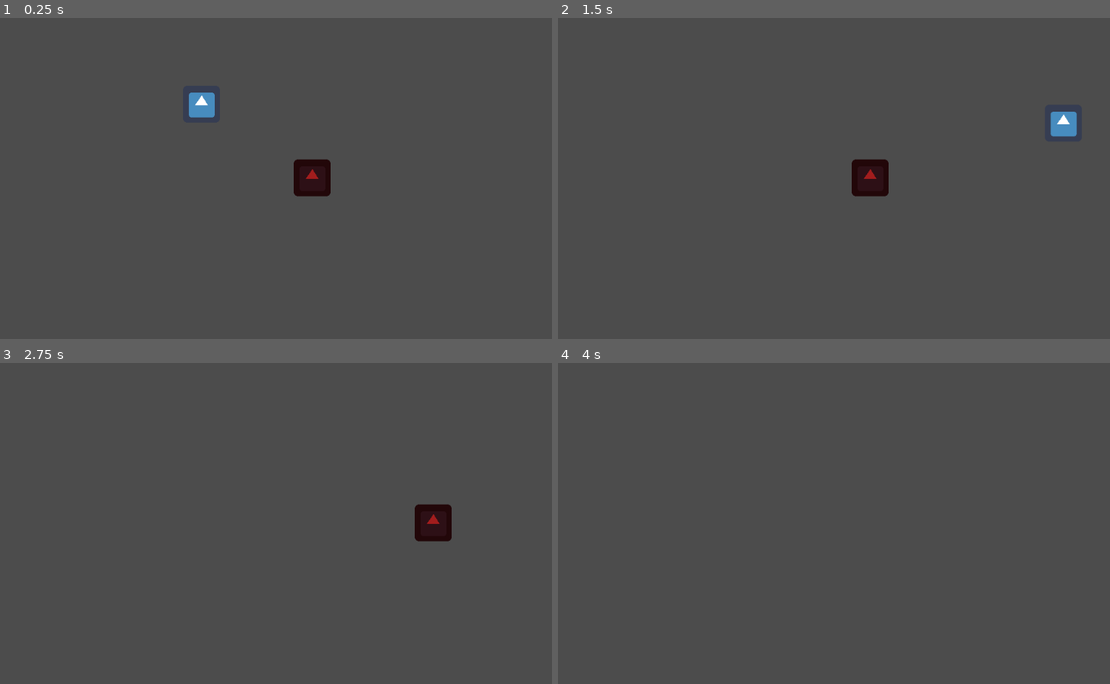
Above: before the commit, frames 1-4 (two rows, left to right).
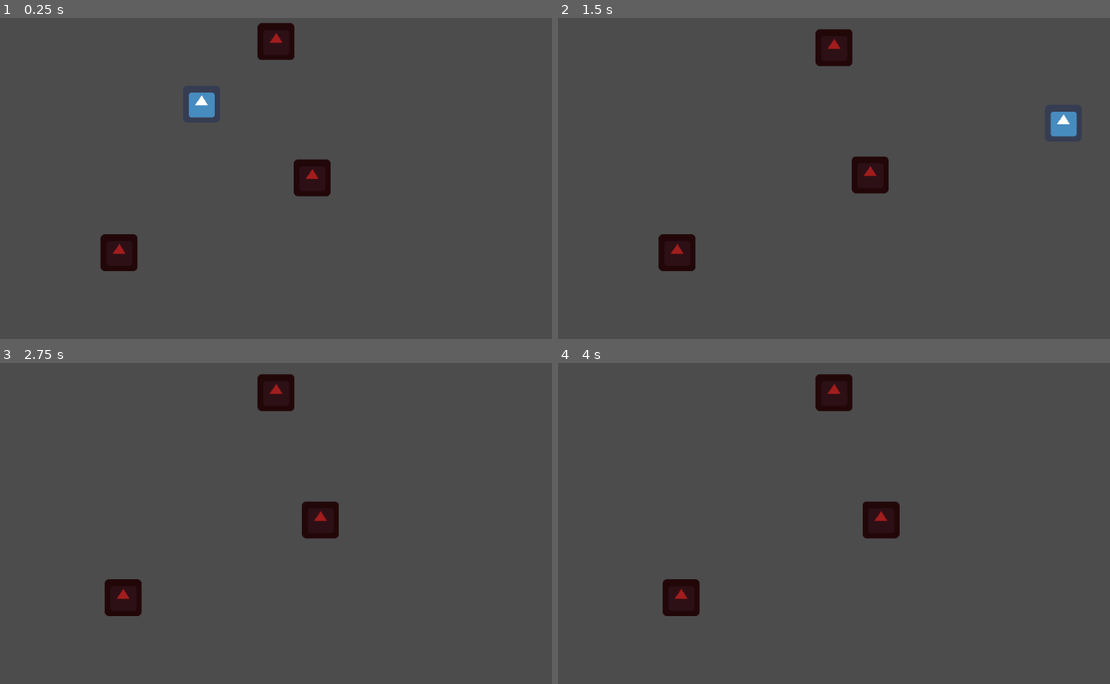
Above: after the commit, the same moments.

Repository: mfurtak/gmtk-game-jam-2019
Game: Godot game, scene res://Main.tscn
Same seed, same stepped clock (60 frames per second), same inputs: the game is played once before the commit and once after it. The engine's default icon, where the game draws it, is replaced by a stand-in: a white triangle on a blue panel in a dark square.
Inputs:
- Up to frame 1 (0.25 s): no input
- Up to frame 2 (1.5 s): tap Enter at 0.5 s; hold Right (ui_right) 0.53-1.28 s; hold Down (ui_down) from 1.28 s (still down)
- Up to frame 3 (2.75 s): release Down (ui_down) at 2.03 s; hold Right (ui_right) from 2.03 s (still down)
- Up to frame 4 (4 s): release Right (ui_right) at 2.78 s; hold Up (ui_up) 2.78-3.53 s; hold Left (ui_left) from 3.53 s (still down)

The runs differ from the first frame. In frame 1, 1.5% of the frame differs, in the area x 18-54%, y 1-79%; in frame 2, 1.7%; in frame 3, 3.0%, in the area x 18-82%, y 3-79%; in frame 4, 2.3%.

Commit message:
ARE THEY THE BADDIES

Diff:
--- a/gmtk-godot/Main.tscn
+++ b/gmtk-godot/Main.tscn
@@ -7,5 +7,13 @@
 
 [node name="Player" parent="." instance=ExtResource( 1 )]
 
-[node name="Thwomp" parent="." instance=ExtResource( 2 )]
+[node name="Enemies" type="Node" parent="."]
+
+[node name="Thwomp" parent="Enemies" instance=ExtResource( 2 )]
 position = Vector2( 608, 320 )
+
+[node name="Thwomp1" parent="Enemies" instance=ExtResource( 2 )]
+position = Vector2( 545.384, 83.4523 )
+
+[node name="Thwomp2" parent="Enemies" instance=ExtResource( 2 )]
+position = Vector2( 273.162, 450.002 )
--- a/gmtk-godot/Thwomp.gd
+++ b/gmtk-godot/Thwomp.gd
@@ -5,11 +5,8 @@
 
 const SPEED = 30
 const TOP_SPEED = 40
-const DECELERATION = .7
+const DECELERATION = 0.9
 
-# Declare member variables here. Examples:
-# var a = 2
-# var b = "text"
 
 onready var player = get_node("/root/Main/Player")
 # Called when the node enters the scene tree for the first time.
@@ -20,21 +17,28 @@
 func _process(delta):
 	var normal_direction = direction.normalized()
 
-	# velocity.x += max(min(normal_direction.x * SPEED, TOP_SPEED), -TOP_SPEED)
-	# velocity.y +=  max(min(normal_direction.y * SPEED, TOP_SPEED), -TOP_SPEED)
-	#print(normal_direction)
-	if normal_direction.x == 0:
-		velocity.x = lerp(velocity.x, 0, DECELERATION)
-	#if normal_direction.y == 0:
-	#	velocity.y = lerp(velocity.y, 0, DECELERATION)
-
 	velocity = move_and_slide(velocity)
 	if $LeftRayCast.is_colliding():
+		print("HEY", $LeftRayCast.get_collider())
+
 		direction.x += -1
 		velocity.x += max(min(normal_direction.x * SPEED, TOP_SPEED), -TOP_SPEED)
-	if $RightRayCast.is_colliding():
+	elif $RightRayCast.is_colliding():
 		direction.x += 1
 		velocity.x += max(min(normal_direction.x * SPEED, TOP_SPEED), TOP_SPEED)
+	else:
+		direction.x = 0
+		velocity.x = lerp(velocity.x, 0, DECELERATION)
+
+	if $UpRayCast.is_colliding():
+		direction.y += -1
+		velocity.y += max(min(normal_direction.y * SPEED, TOP_SPEED), -TOP_SPEED)
+	elif $DownRayCast.is_colliding():
+		direction.y += 1
+		velocity.y += max(min(normal_direction.y * SPEED, TOP_SPEED), TOP_SPEED)
+	else:
+		direction.y = 0
+		velocity.y = lerp(velocity.y, 0, DECELERATION)
 
 
 
--- a/gmtk-godot/Thwomp.tscn
+++ b/gmtk-godot/Thwomp.tscn
@@ -21,11 +21,17 @@
 shape = SubResource( 1 )
 
 [node name="LeftRayCast" type="RayCast2D" parent="."]
-rotation = 1.5708
+enabled = true
+cast_to = Vector2( -1000, 0 )
+
+[node name="RightRayCast" type="RayCast2D" parent="."]
+enabled = true
+cast_to = Vector2( 1000, 0 )
+
+[node name="UpRayCast" type="RayCast2D" parent="."]
+enabled = true
+cast_to = Vector2( 0, -1000 )
+
+[node name="DownRayCast" type="RayCast2D" parent="."]
 enabled = true
 cast_to = Vector2( 0, 1000 )
-
-[node name="RightRayCast" type="RayCast2D" parent="."]
-rotation = -1.5708
-enabled = true
-cast_to = Vector2( 0, 1000 )
